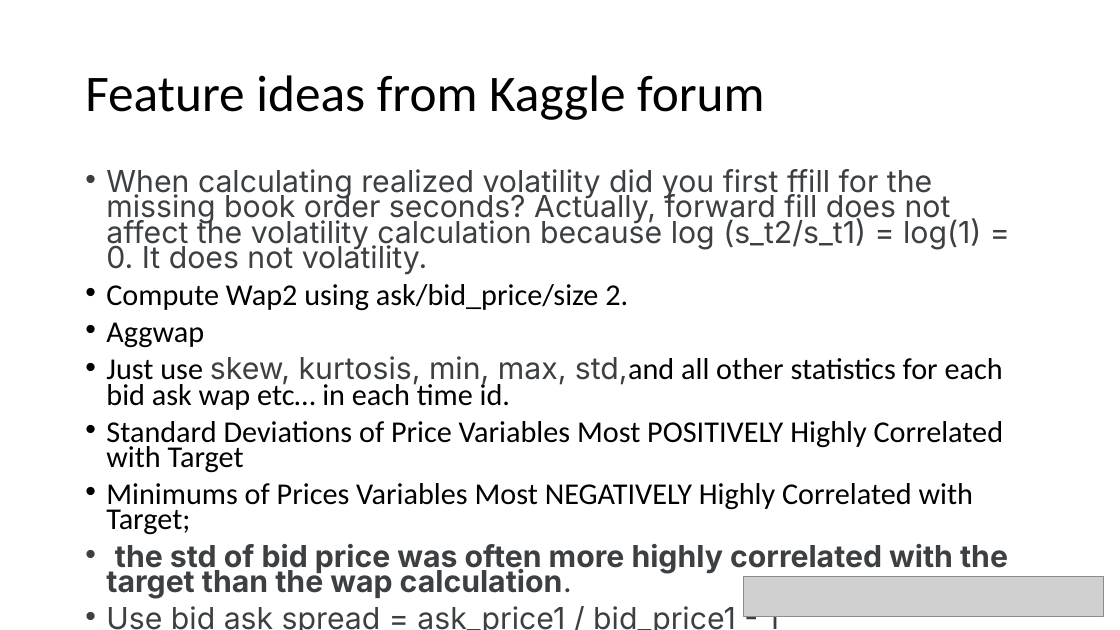
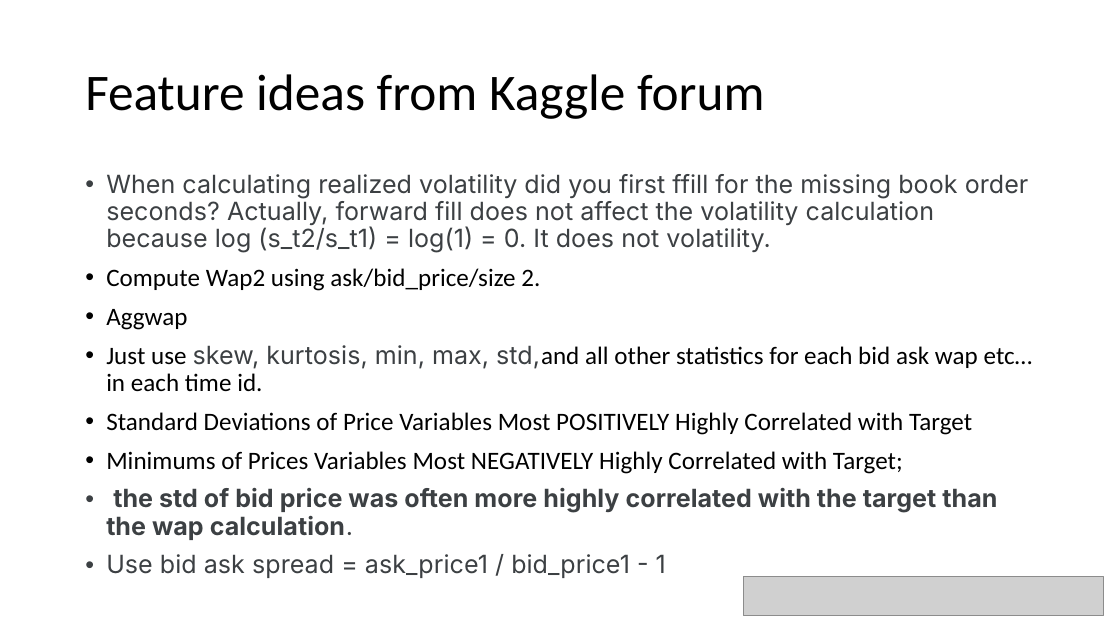
Before and after one commit to JosePeeterson/Optiver-Realized-Volatility-Prediction, a slide deck: slide 6 of docs/Project_help_n_ideas.pptx. Drawn at 1120x630 pixels with LibreOffice and Linux fonts; fonts in the diff are those of the drawing; grey boxes stand for pictures. Boxes give left, top, right and bottom in pixels: in the first picture for what was removed or moved away, otherwise in the second. Text is boxed around its words. In the diff, an @@ line names an element or a change of style, - is before the commit and + after.

```diff
--- a/docs/Project_help_n_ideas.pptx
+++ b/docs/Project_help_n_ideas.pptx
@@ text "When calculating realized volatility did ..." at [106, 174, 1032, 578]: size 25.9 to 21.6 pt; line spacing 0.7 to 0.9 @@
```
Also in this commit, not shown: 5 other slides changed, 37 slides added, 7 other files.
